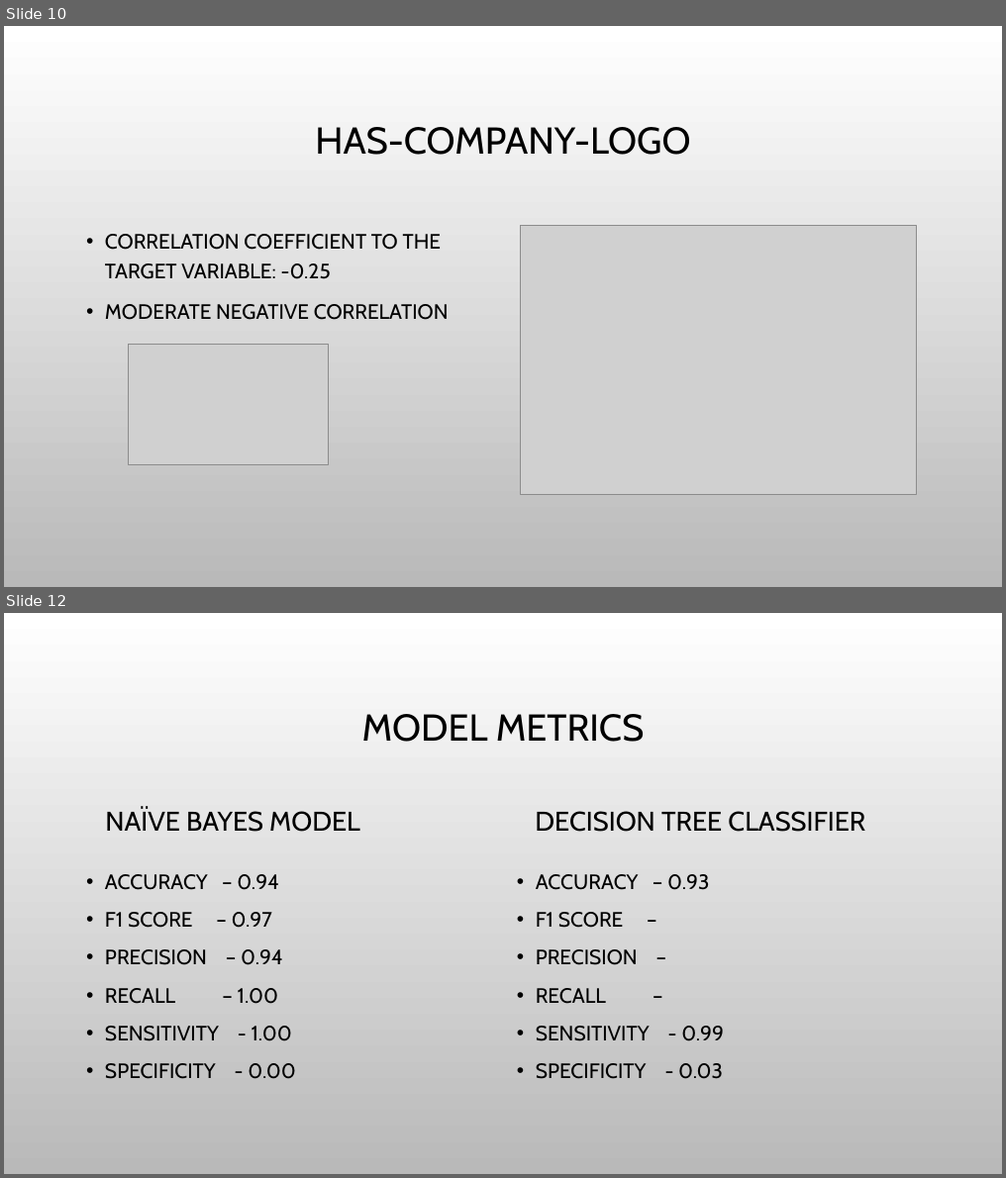
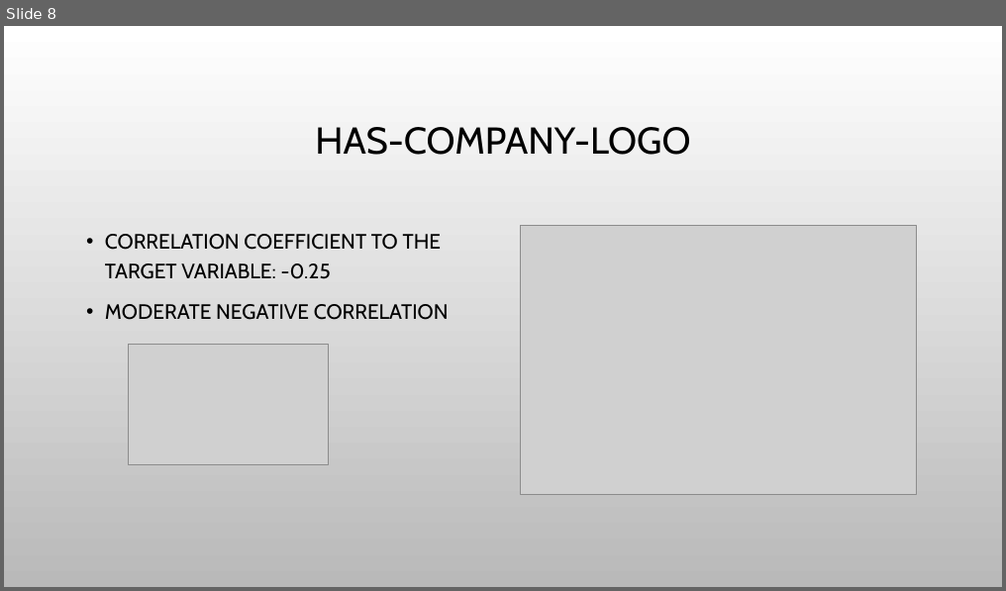
Before and after one commit to hjyoon16/Fake_Job_Post_Classification, a slide deck: 502projectPresentation.pptx. Shown one above the other, each under a label of ours: slides 10 and 12 before the commit, slide 8 after it; the slides between them are not shown. The pictures are 1006x1178 and 1006x591 pixels, drawn with LibreOffice and Linux fonts; fonts in the diff are those of the drawing; grey boxes stand for pictures; background and template pictures are left out. Boxes give left, top, right and bottom in pixels: in the first picture for what was removed or moved away, otherwise in the second. Text is boxed around its words. In the diff, an @@ line names an element or a change of style, - is before the commit and + after.

```diff
--- a/502projectPresentation.pptx
+++ b/502projectPresentation.pptx
@@ slide 12 removed at (4,613,1002,1174), background picture (left out) @@
@@ title removed at (362,714,644,742) @@
-MODEL METRICS
@@ text removed at (105,808,360,832) @@
-NAÏVE BAYES MODEL
@@ text removed at (535,811,865,832) @@
-DECISION TREE CLASSIFIER
@@ text removed at (105,874,296,1079) @@
-• ACCURACY – 0.94
-• F1 SCORE – 0.97
-• PRECISION – 0.94
-• RECALL – 1.00
-• SENSITIVITY - 1.00
-• SPECIFICITY - 0.00
@@ text removed at (536,874,724,1079) @@
-• ACCURACY – 0.93
-• F1 SCORE –
-• PRECISION –
-• RECALL –
-• SENSITIVITY - 0.99
-• SPECIFICITY - 0.03
@@ what was slide 10 is now slide 8 @@
```
Also in this commit, not shown: 2 slides changed, 4 other slides removed.
